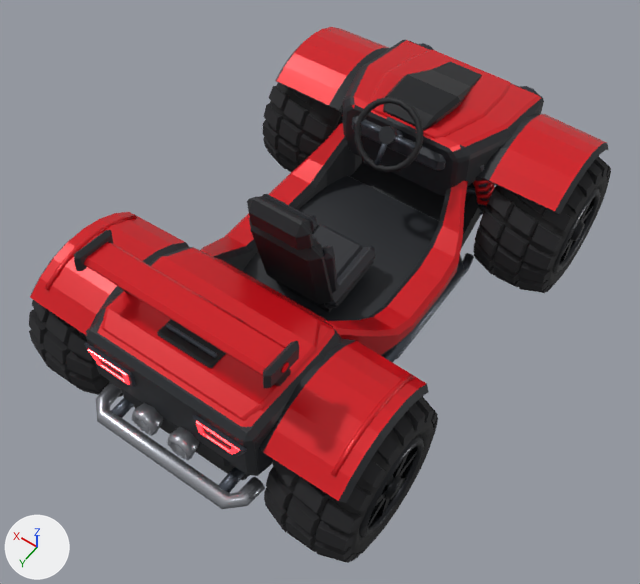
One commit to the glTF model offroad-kart/connected-kart/OffroadKart_Connected.glb: the scene before it, then after it.
Before and after are seen from a camera (50 mm lens) standing at (-7.03, 10.56, 16.85) and looking at (-0.24, 1.05, 1.91). The axes (+X, +Y, +Z) are drawn at lower left. The lights are the same throughout. The older version comes first. Where no turn or scale is listed for an object, it has been applied to the vertices. Vertices at exactly the same position are counted once.

Names of what the first picture shows: 'Cockpit_Floor', 'Front_Hood', 'Left_Integrated_Sidepod', 'Left_Rear_Fender', 'Rear_CharcoalFascia', 'Rear_Red_Deck', 'Rear_TubularGuard', 'Right_Front_Fender', 'Right_Integrated_Sidepod', 'Right_Rear_Fender', 'Spoiler_Red_Airfoil', 'Wheel_FR', 'Wheel_RR' and 46 more.
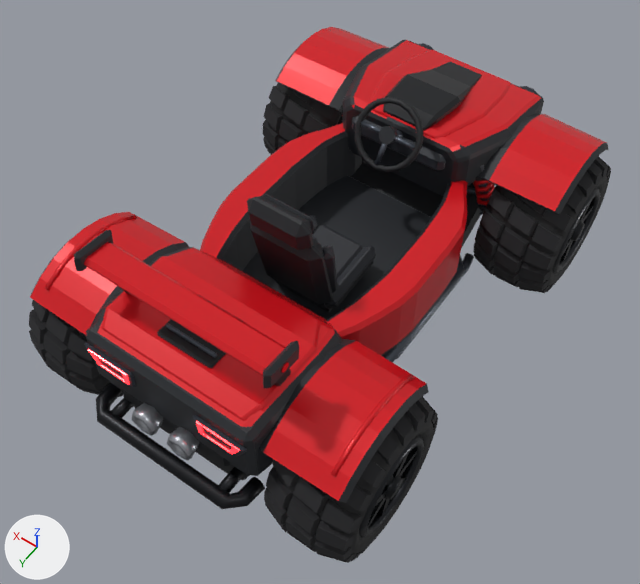
What differs and where, as boxes [x1, y1, x2, y2] in the pictures (640 x 584 px):
'Right_Integrated_Sidepod', reshaped, moved: [326, 181, 468, 356] in both
'Left_Integrated_Sidepod', reshaped, moved: before [201, 123, 362, 271]; after [200, 123, 362, 271]
part 2 of me_rear_tubularguard, surface changed (grey to black): [96, 382, 265, 509] in both

Edits to the bpy script that builds the scene:
```text
Change me_left_integrated_sidepod:
    used by ob_left_integrated_sidepod; location = (1.73, -0.01, 2.16)
    remove me_left_integrated_sidepod.from_pydata(...)  # 108 vertices, 212 faces; spans x -0.55..0.62, y -2.67..2.54, z -0.6..1.18
    add me_left_integrated_sidepod.from_pydata(...)  # 108 vertices, 212 faces; spans x -0.55..0.62, y -2.67..2.54, z -0.81..0.85
    me_left_integrated_sidepod part 1: 108 of 108 vertices moved; they spanned x -0.55..0.62, y -2.67..2.54, z -0.6..1.18 and now span x -0.55..0.62, y -2.67..2.54, z -0.81..0.85; mean shift (0.0, 0.0, 0.0)
Change me_rear_tubularguard:
    where me_rear_tubularguard.from_pydata(...)  # 60 vertices, 116 faces; spans x -1.97..1.97, y -0.37..0.44, z -0.16..0.16
    used by ob_rear_tubularguard; location = (0.0, 5.55, 1.63)
    me_rear_tubularguard part 2: texture (UV) coordinates of 116 of 116 faces, centred in x -1.94..1.95, y -0.37..0.44, z -0.15..0.15, changed; they spanned u 0.06..0.07, v 0.69..0.69 and now span u 0.18..0.19, v 0.56..0.56
Change me_right_integrated_sidepod:
    used by ob_right_integrated_sidepod; location = (-1.73, -0.01, 2.16)
    remove me_right_integrated_sidepod.from_pydata(...)  # 108 vertices, 212 faces; spans x -0.62..0.55, y -2.67..2.54, z -0.6..1.18
    add me_right_integrated_sidepod.from_pydata(...)  # 108 vertices, 212 faces; spans x -0.62..0.55, y -2.67..2.54, z -0.81..0.85
    me_right_integrated_sidepod part 3: 108 of 108 vertices moved; they spanned x -0.62..0.55, y -2.67..2.54, z -0.6..1.18 and now span x -0.62..0.55, y -2.67..2.54, z -0.81..0.85; mean shift (0.0, 0.0, 0.0)
Change ob_left_integrated_sidepod:
    ob_left_integrated_sidepod.location: (1.73, -0.01, 2.16) -> (1.73, -0.01, 2.37)
Change ob_right_integrated_sidepod:
    ob_right_integrated_sidepod.location: (-1.73, -0.01, 2.16) -> (-1.73, -0.01, 2.37)
```
